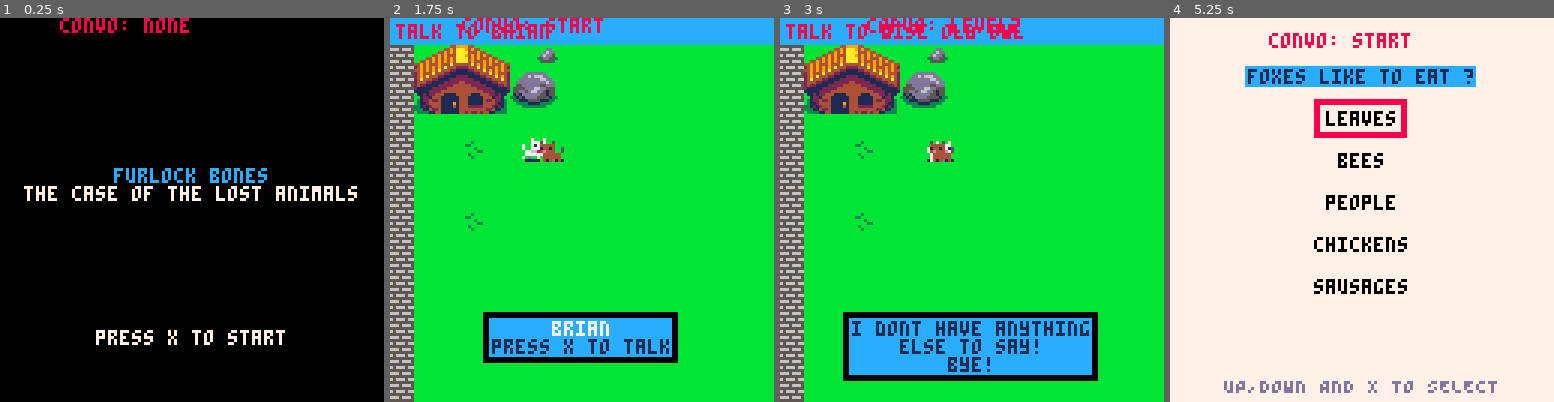
Above: before the commit, frames 1-4 (left to right).
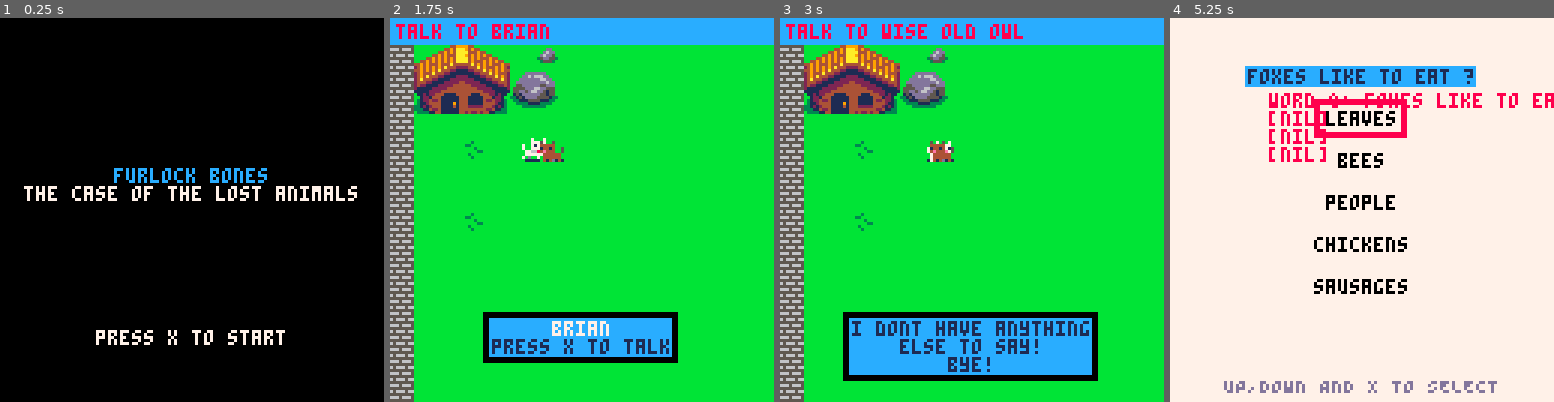
Above: after the commit, the same moments.

Repository: Mackeriah/FurlockBones-game
Game: PICO-8 cartridge furlock bones.p8
The game is run twice, just before and just after one commit, with the same random seed, the same clock (stepped at 60 frames per second) and the same inputs.
Inputs:
- Up to frame 1 (0.25 s): no input
- Up to frame 2 (1.75 s): tap X (X key) at 0.33, 1.07 s; tap O (Z key) at 0.7, 1.7 s; hold Right from 1.6 s (still down)
- Up to frame 3 (3 s): tap X (X key) at 1.85, 2.97 s; release Right at 2.1 s; tap O (Z key) at 2.1, 2.5, 2.9 s; hold Up 2.15-2.42 s; hold Right from 2.47 s (still down)
- Up to frame 4 (5.25 s): release Right at 3.03 s; hold Left 3.08-3.58 s; tap O (Z key) every 0.4 s from 3.3 to 4.9 s; hold Down 3.63-3.97 s; hold Right 4.02-4.68 s; tap X (X key) at 4.08, 5.2 s; hold Up 4.73-5.03 s; hold Left from 5.08 s (still down)

The runs differ from the first frame. In frame 1, 0.5% of the frame differs, in the area x 15-50%, y 0-4%; in frame 2, 0.5%; in frame 3, 0.5%; in frame 4, 2.3%, in the area x 25-100%, y 3-38%.

Commit message:
FINALLY got the damn question to go green when answered
good lord

Diff:
--- a/furlock bones.p8
+++ b/furlock bones.p8
@@ -14,7 +14,6 @@
 
 --init, update and draw functions
 function _init()
-	-- debug_mode = false
 	camera_x, camera_y = 0,0
 	tmp_camera_x, tmp_camera_y = 0,0 -- don't remove this
 	activeGame = false
@@ -30,6 +29,7 @@
 	poke(0x5f5c, 255) -- this means a held button (btnp) only registers once
 	init_objective()
 	lost_animals()
+	sausage = false
 end
 
 function init_music()
@@ -71,7 +71,13 @@
 	cls()
 	if activeGame == false then draw_menu() else draw_game() end
 	-- player.x-20,player.y-20,8
-	print("convo: "..conversation_state,player.x-20,player.y-40,8)
+	if sausage == true then
+		print("word q: "..wordgame.question[1],player.x-20,player.y-20,8)
+		print(wordgame.question[2])
+		print(wordgame.question[3])
+		print(wordgame.question[4])
+	end
+	--print(wordgame.answered[3])
 	--print("question: "..wordgame.selectedQuestion)
 	--print(camera_y)
 end
@@ -176,13 +182,6 @@
 			if (btnp(❎)) then
 				conversation_state = "none"
 			end
-		elseif conversation_state == "wordgame completed" and conversation.character == "owl" then
-		new_conversation({"Oh well done furlock!"})
-			objective.current = "send the animal home"
-			if (btnp(❎)) then
-				conversation_state = "none"
-			end
-
 
 		-- SIGNS
 		elseif conversation_state == "sign" and player.x < 400 then
@@ -256,8 +255,8 @@
 function init_wordgame()
 	wordgame = {} -- empty array to store multiple strings
 	wordgame.question = {} -- empty array to store question string
-	wordgame.allQuestions = {} -- stores list of all questions
-	wordgame.answeredQuestions = {} -- store question numbers when answered to check when all done
+	wordgame.allQuestions = {} -- stores list of all questions	(1-4 currently)
+	wordgame.answered = {false, false, false, false} -- store when each question answered
 	wordgame.answers = {} -- empty array to store answer strings
 	wordgame.pagesCollected = false -- flag to check if player has collected all pages
 	wordgame.selectedQuestion = 1
@@ -318,21 +317,22 @@
 end
 
 function wordgame_questions_only()
-	rectfill(0, 0, 127, 127, 7) -- draw background screen colour
+	rectfill(0, 0, 127, 127, 7) -- background colour
 	print_centered("help furlock answer", 6, 3)
 	print_centered("the animal facts", 12, 3)
 	print_centered("UP,DOWN AND X TO SELECT", 120, 13)
-
-	if wordgame.completed == true then
-		print_centered("YOU DID IT!!!", 100, 8)
-		conversation_state = "wordgame completed"
-		animal.active = 2
-	end
+	if wordgame.completed == true then print_centered("YOU DID IT!!!", 100, 8) end
 
 	wordgame.allQuestions = ({"foxes live in a ?", "foxes likes to eat ?", "fox babies are called ?", "foxes are covered in ?"})
 
-	-- change state when player picks a question to answer
-	if (btnp(❎)) then wordgame.state = "chosenQuestion"	end
+	-- let user pick a question and mark as answered
+	if (btnp(❎)) then
+		wordgame.state = "chosenQuestion"
+		--[[ this updates the answered array using whatever the chosen question number
+			 was and sets it as true, so that when all questions are true we know
+			 the player has completed the wordgame ]]
+		wordgame.answered[wordgame.selectedQuestion] = true
+	end
 
 	-- determine longest question
 	local maxTextWidth = 0
@@ -359,56 +359,41 @@
 		if wordgame.selectedQuestion == i then rectfill(tx-4,ty-4,tx+#txt*4+2,ty+6+2,8) end
 
 		-- inner question box
-		rectfill(tx-2,ty-2,tx+#txt*4,ty+6,12)
+		if wordgame.answered[i] == true then
+			rectfill(tx-2,ty-2,tx+#txt*4,ty+6,11) -- colour box green if already answered
+		else
+			rectfill(tx-2,ty-2,tx+#txt*4,ty+6,12)
+		end
+
 		-- question text
 		print(txt, tx, ty, 0)
 	end
 
 	-- use up and down to select a question unless already correctly answered
-	if (btnp(3)) then -- 3 is down button
+	if (btnp(3)) then -- 3 is down button and loop back to top
 		if wordgame.selectedQuestion > #wordgame.allQuestions-1 then
 			wordgame.selectedQuestion = 1
 		else wordgame.selectedQuestion += 1 end
 	end
-	if (btnp(2)) then -- 2 is up button
+	if (btnp(2)) then -- 2 is up button and loop back to bottom
 		if wordgame.selectedQuestion == 1 then
 			wordgame.selectedQuestion = #wordgame.allQuestions
 		else wordgame.selectedQuestion -= 1 end
 	end
 
-	-- let user pick a question and mark as answered
-	-- make this into a for loop, not sure why I struggled before!!!
-	if (btnp(❎)) then
-		if wordgame.selectedQuestion == 1 and wordgame.q1 != "complete" then
-			add(wordgame.answeredQuestions, wordgame.selectedQuestion)
-			wordgame.q1 = "complete"
-		end
-		if wordgame.selectedQuestion == 2 and wordgame.q2 != "complete" then
-			add(wordgame.answeredQuestions, wordgame.selectedQuestion)
-			wordgame.q2 = "complete"
-		end
-		if wordgame.selectedQuestion == 3 and wordgame.q3 != "complete" then
-			add(wordgame.answeredQuestions, wordgame.selectedQuestion)
-			wordgame.q3 = "complete"
-		end
-		if wordgame.selectedQuestion == 4 and wordgame.q4 != "complete" then
-			add(wordgame.answeredQuestions, wordgame.selectedQuestion)
-			wordgame.q4 = "complete"
-		end
-		wordgame.state = "chosenQuestion" -- display question
-	end
-
-	if (wordgame.q1 == "complete")
-		and (wordgame.q2 == "complete")
-		and (wordgame.q3 == "complete")
-		and (wordgame.q4 == "complete") then
+	if wordgame.answered[1] == true
+		and wordgame.answered[2] == true
+		and wordgame.answered[3] == true
+		and wordgame.answered[4] == true then
 			wordgame.completed = true
 	end
+
 end
 
 function wordgame_draw_chosen_question_and_answers()
  -- ** QUESTION LOGIC**
  	cls()
+	sausage = true
 	rectfill(0, 0, 127, 127, 7) -- draw background screen colour
 	local maxTextWidth = 0
 	for i=1, #wordgame.question do -- the # gets array length
@@ -882,14 +867,6 @@
 
 -->8
 -- back of house functions
-function toggle_debug_mode()
-	if (btnp(🅾️)) and (debug_mode == false) then
-		debug_mode = true
-	elseif (btnp(🅾️)) and (debug_mode == true) then
-	  	debug_mode = false
-	end
-end
-
 function print_centered(str, height, colour)
 	print(str, 64 - (#str * 2), height, colour)
 end
--- /dev/null
+++ b/table_fun.p8
@@ -0,0 +1,42 @@
+pico-8 cartridge // http://www.pico-8.com
+version 36
+__lua__
+
+
+function _init()
+
+    family = {"owen", "carly"}
+    family.kids = {"eliza", "imogen"}
+    print(family[1])
+    print(family[2])
+    print(#family)
+    print(#family.kids)
+
+    questions = {}
+    questions.answered = {false, false}
+    print(questions.answered[1])
+
+end
+
+function _update60()
+    if (btnp(❎)) then
+    questions.answered[1] = true
+    print(questions.answered[1])
+    end
+
+end
+
+
+
+function _draw()
+
+
+end
+
+__gfx__
+00000000000000000000000000000000000000000000000000000000000000000000000000000000000000000000000000000000000000000000000000000000
+00000000000000000000000000000000000000000000000000000000000000000000000000000000000000000000000000000000000000000000000000000000
+00700700000000000000000000000000000000000000000000000000000000000000000000000000000000000000000000000000000000000000000000000000
+00077000000000000000000000000000000000000000000000000000000000000000000000000000000000000000000000000000000000000000000000000000
+00077000000000000000000000000000000000000000000000000000000000000000000000000000000000000000000000000000000000000000000000000000
+00700700000000000000000000000000000000000000000000000000000000000000000000000000000000000000000000000000000000000000000000000000
